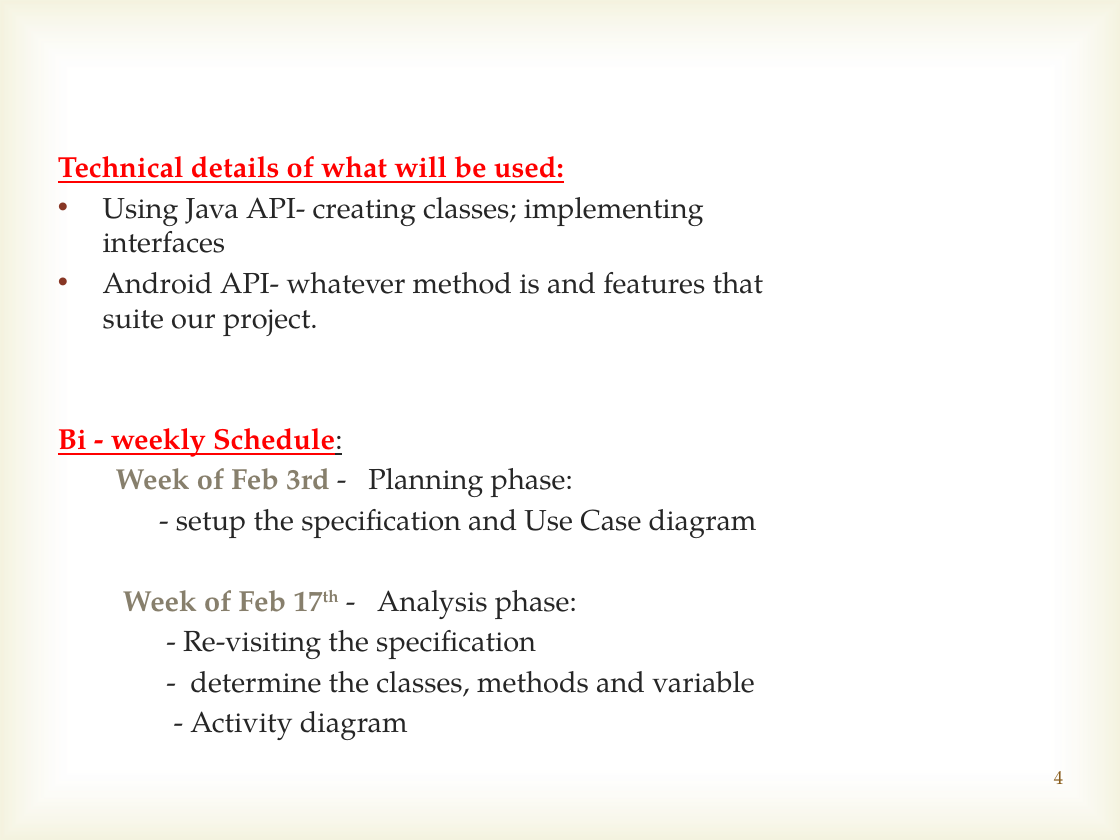
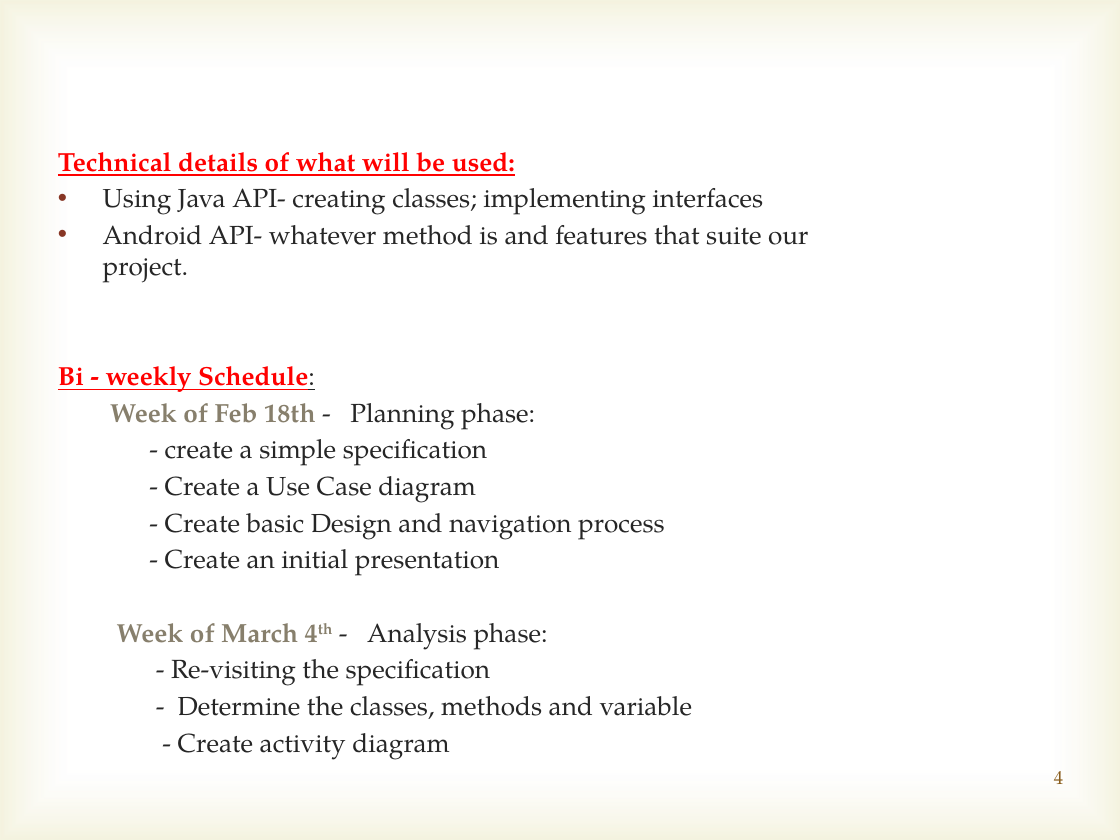
Before and after one commit to marcusvsilveira/lehman-android, a slide deck: slide 4 of Initial_presentation/Initial presentation.pptx. Drawn at 1120x840 pixels with LibreOffice and Linux fonts; fonts in the diff are those of the drawing; background and template pictures are left out. Boxes give left, top, right and bottom in pixels: in the first picture for what was removed or moved away, otherwise in the second. Text is boxed around its words. In the diff, an @@ line names an element or a change of style, - is before the commit and + after.

Commit message:
The powerpoint update reflects the new bi-weekly schedule; the second file is the newly created activity diagram.

```diff
--- a/Initial_presentation/Initial presentation.pptx
+++ b/Initial_presentation/Initial presentation.pptx
@@ text at box(58, 152, 808, 686): size 18.6 to 16.8 pt in "Technical details of what will be used:", "Using Java API- creating classes; implementing interfaces", "Android API- whatever method is and features ...", "Bi - weekly Schedule:" and 1 more places @@
@@ text at box(110, 403, 665, 650): text changed; size 18.6 to 16.8 pt @@
-Week of Feb 3rd - Planning phase:
-- setup the specification and Use Case diagram
-Week of Feb 17th - Analysis phase:
+Week of Feb 18th - Planning phase:
+- create a simple specification
+- Create a Use Case diagram
+- Create basic Design and navigation process
+- Create an initial presentation
+Week of March 4th - Analysis phase:
@@ text at box(178, 696, 693, 719): text changed; size 18.6 to 16.8 pt @@
-- determine the classes, methods and variable
-- Activity diagram
+- Determine the classes, methods and variable
+- Create activity diagram
```
Also in this commit, not shown: 2 other slides changed, 4 other files.
